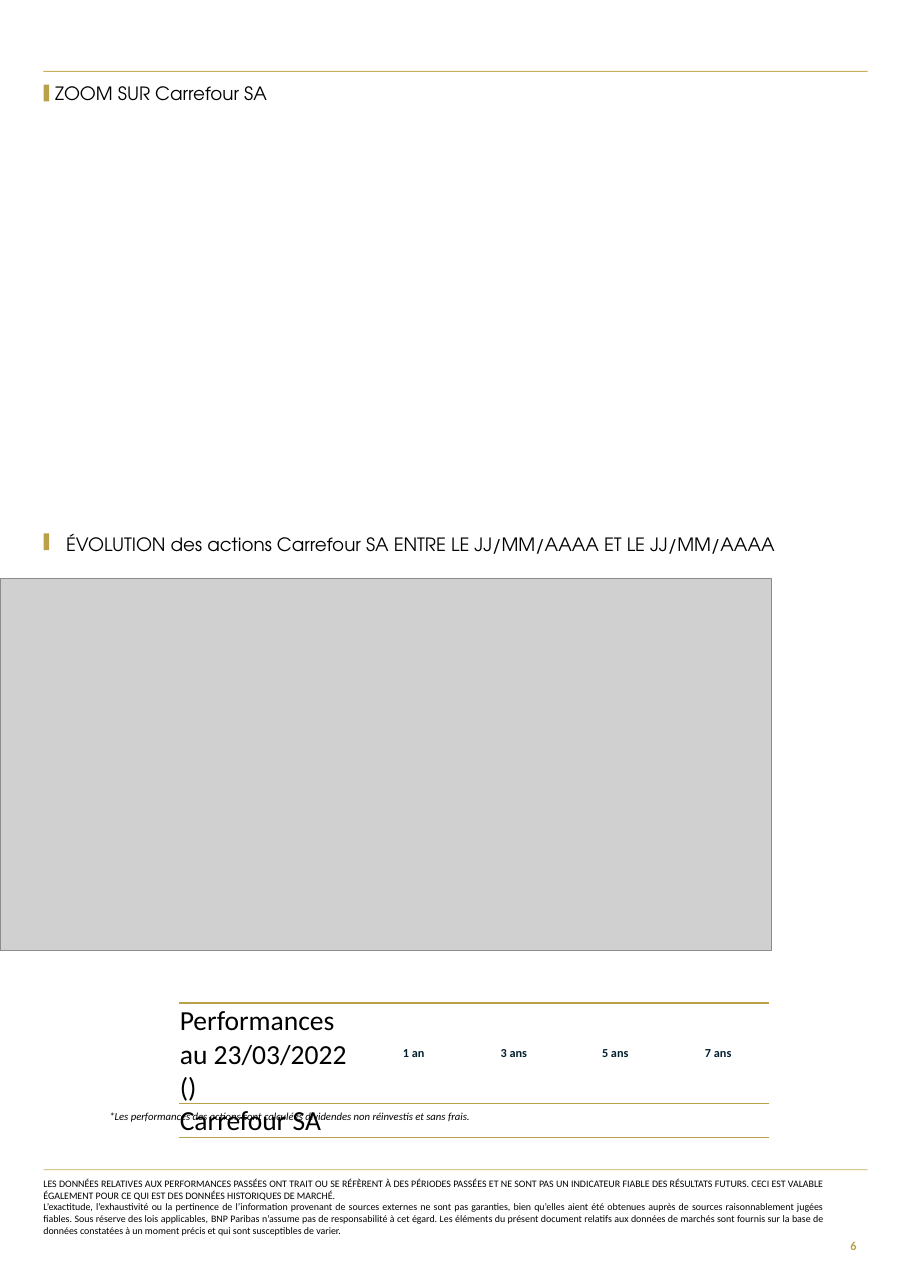
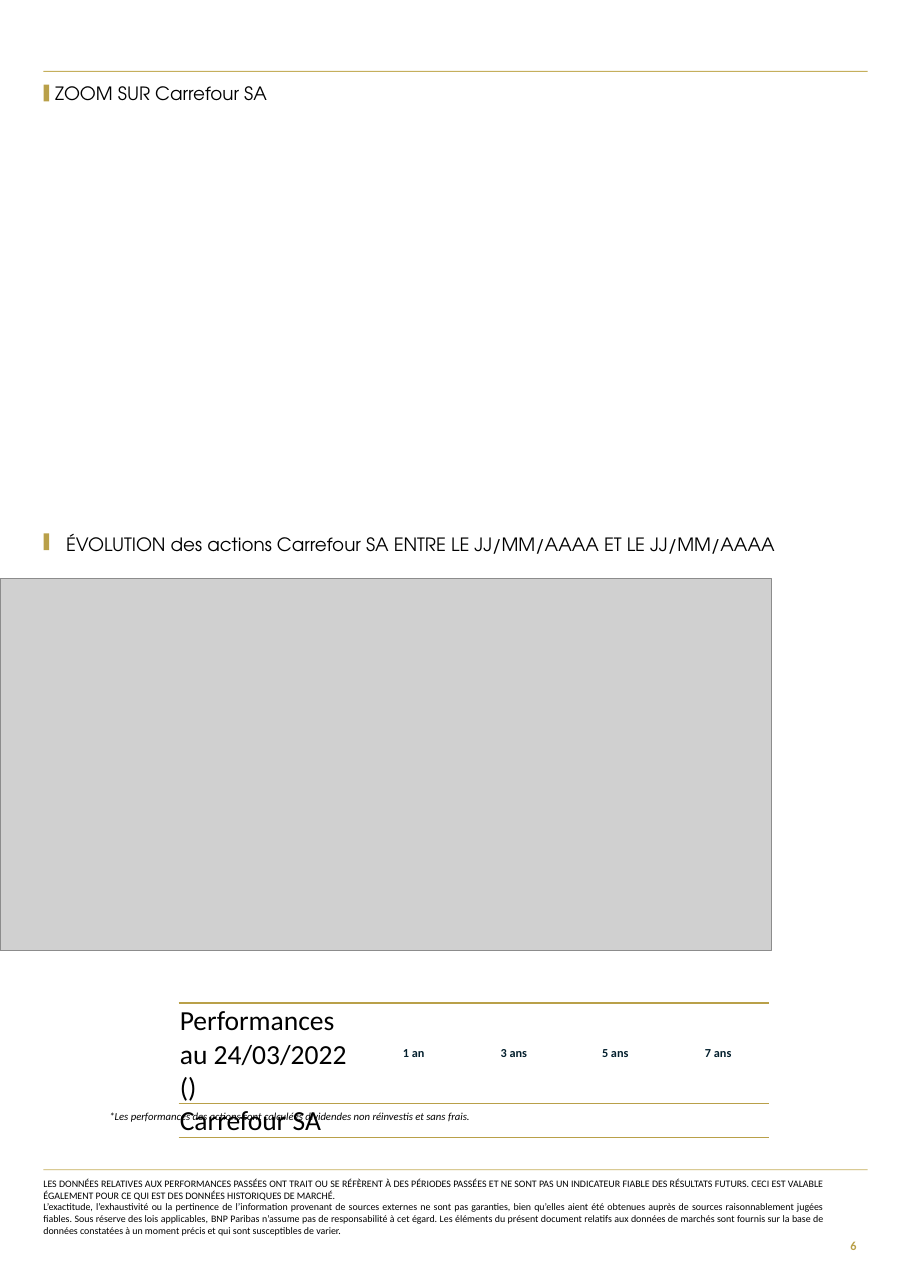
Before and after one commit to guillaumejacquin/equitim-project, a slide deck: slide 6 of result/Cap dix- F100140085F1result.pptx. Drawn at 911x1288 pixels with LibreOffice and Linux fonts; fonts in the diff are those of the drawing; grey boxes stand for pictures; background and template pictures are left out. Boxes give left, top, right and bottom in pixels: in the first picture for what was removed or moved away, otherwise in the second. Text is boxed around its words. In the diff, an @@ line names an element or a change of style, - is before the commit and + after.

```diff
--- a/result/Cap dix- F100140085F1result.pptx
+++ b/result/Cap dix- F100140085F1result.pptx
@@ table at bbox=[178, 1004, 768, 1135] @@
-row 1, column 1: Performances au 23/03/2022 ()
+row 1, column 1: Performances au 24/03/2022 ()
```
Also in this commit, not shown: 2 other slides changed, 28 other files.
